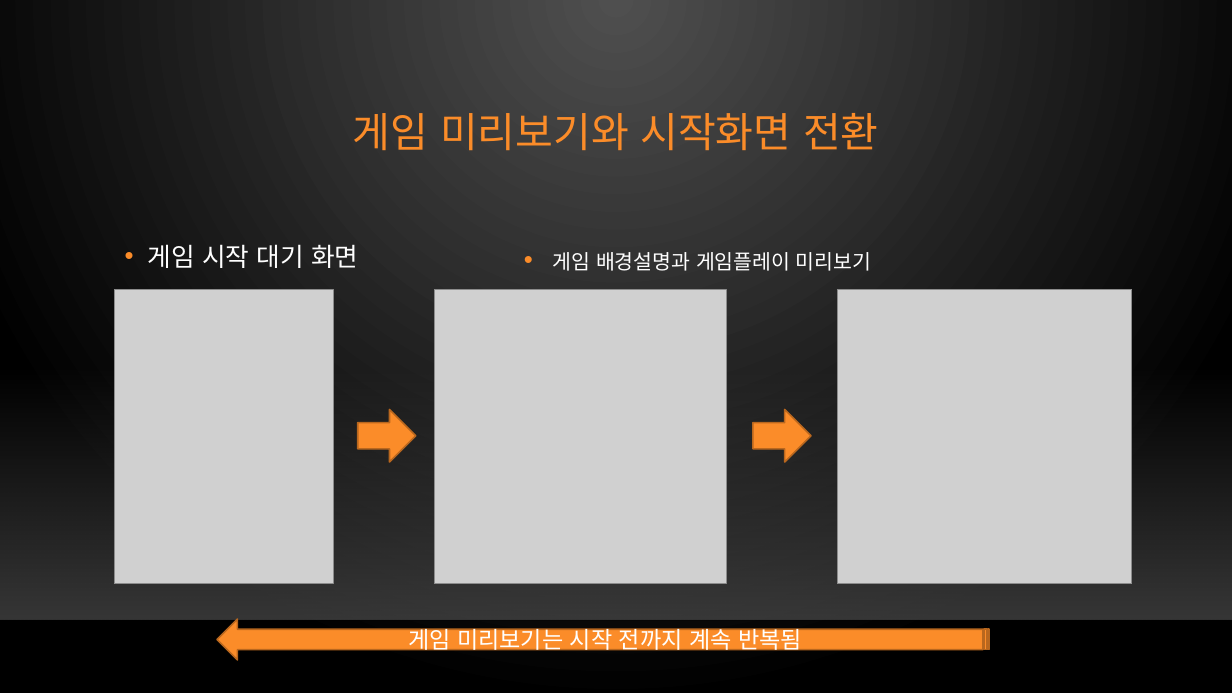
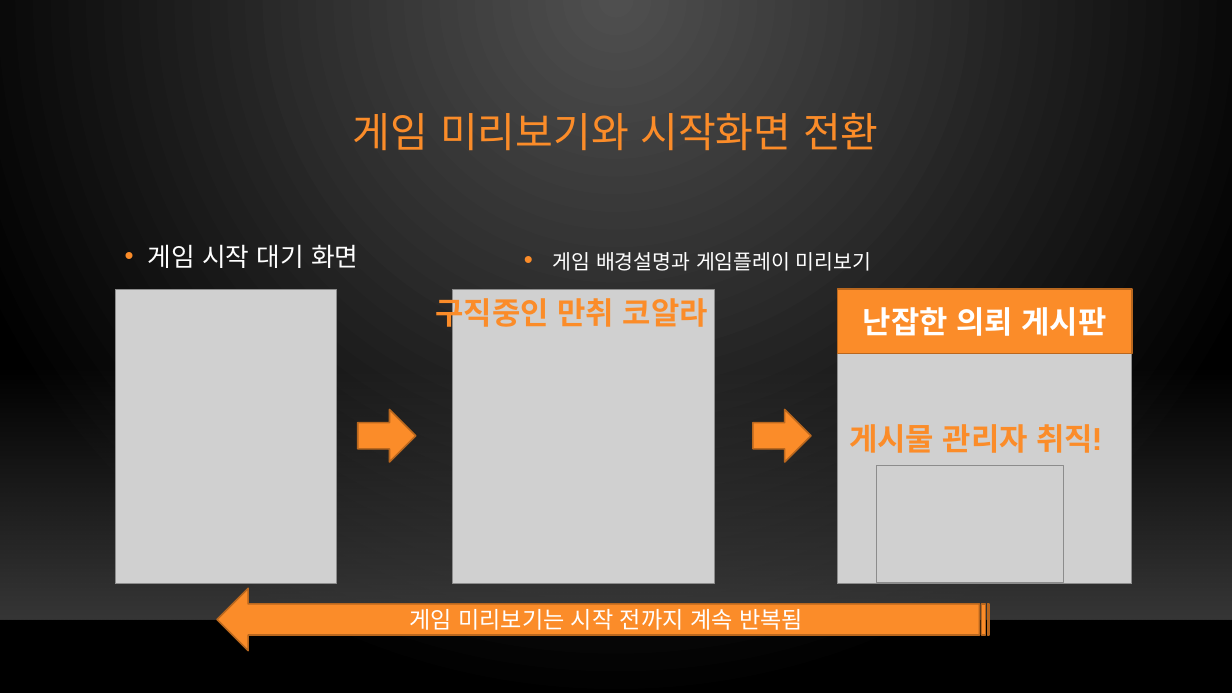
Before and after one commit to xqiwipx/first_project, a slide deck: slide 17 of Kims_project.pptx. Drawn at 1232x693 pixels with LibreOffice and Linux fonts; fonts in the diff are those of the drawing; grey boxes stand for pictures; background and template pictures are left out. Boxes give left, top, right and bottom in pixels: in the first picture for what was removed or moved away, otherwise in the second. Text is boxed around its words. In the diff, an @@ line names an element or a change of style, - is before the commit and + after.

```diff
--- a/Kims_project.pptx
+++ b/Kims_project.pptx
@@ text added at [435,293,708,333], 24 pt, text #FB8C29, bold @@
+구직중인 만취 코알라
@@ picture: place and size @@
-picture at [434,289,726,584]
+picture at [453,289,714,584]
@@ rectangle added at [837,289,1132,353], fill #FB8C29, outline #BA681E 1.25 pt, 24 pt, text #FFFFFF, bold @@
+난잡한 의뢰 게시판
@@ text added at [849,424,1100,453], 24 pt, text #FB8C29, bold @@
+게시물 관리자 취직!
@@ picture added at [877,466,1064,583] @@
@@ striped right arrow "게임 미리보기는 시작 전까지 계속 ...": place and size @@
-striped right arrow "게임 미리보기는 시작 전까지 계속 ..." at [217,619,990,660]
+striped right arrow "게임 미리보기는 시작 전까지 계속 ..." at [217,589,990,651]
```
Also in this commit, not shown: 7 other slides changed.
